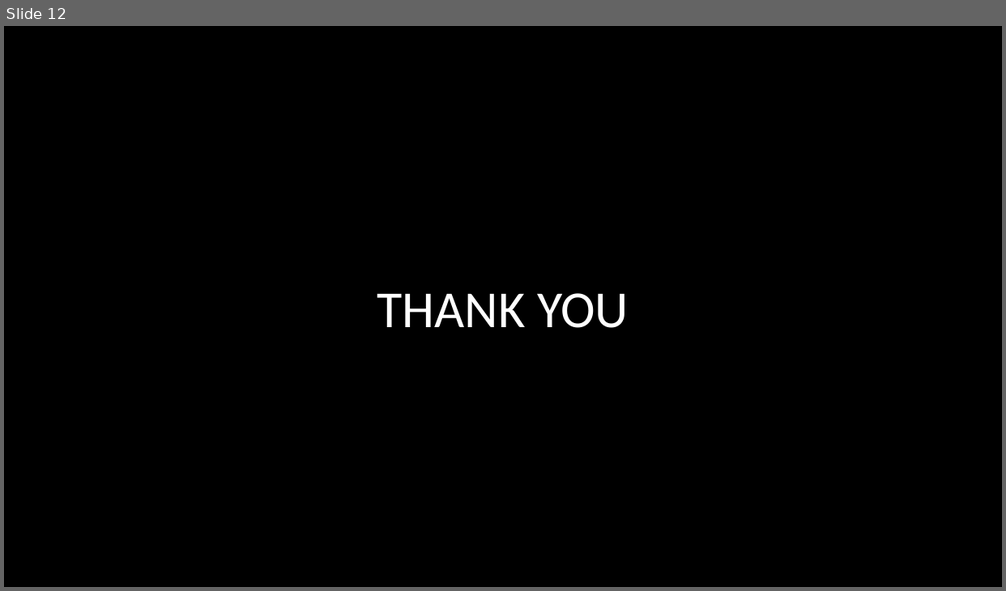
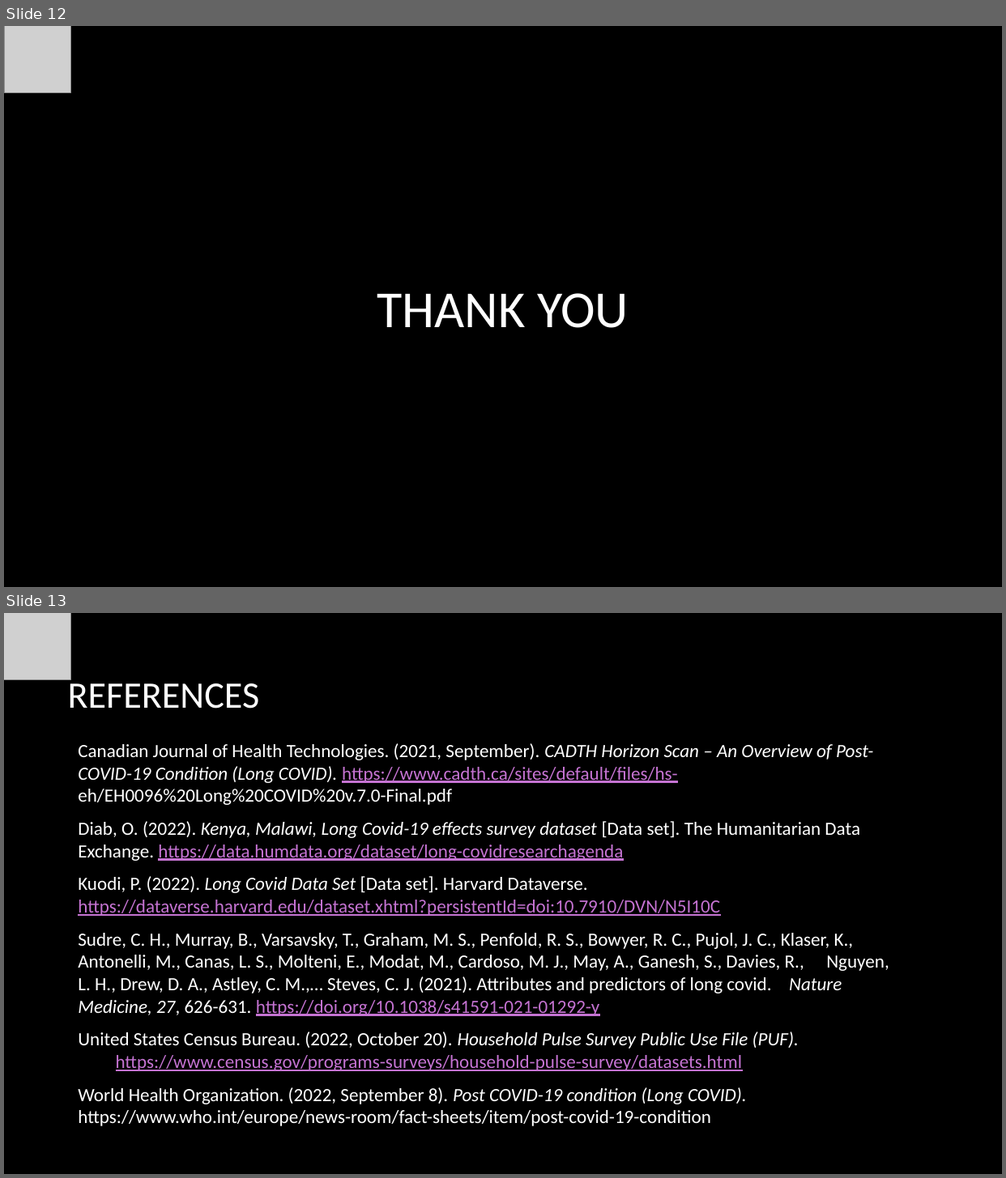
Before and after one commit to rdotzlaw/COMP4710-Group-11, a slide deck: 4710PresentationUpdated.pptx. Shown one above the other, each under a label of ours: slide 12 before the commit, slides 12 and 13 after it. The pictures are 1006x591 and 1006x1178 pixels, drawn with LibreOffice and Linux fonts; fonts in the diff are those of the drawing; grey boxes stand for pictures; background and template pictures are left out. Boxes give left, top, right and bottom in pixels: in the first picture for what was removed or moved away, otherwise in the second. Text is boxed around its words. In the diff, an @@ line names an element or a change of style, - is before the commit and + after.

```diff
--- a/4710PresentationUpdated.pptx
+++ b/4710PresentationUpdated.pptx
@@ slide 13 added at <box>4,613,1002,1174</box>, background picture (left out) @@
@@ picture added at <box>4,613,70,679</box> @@
@@ title added at <box>68,677,260,709</box>, 36 pt, text #FFFFFF @@
+REFERENCES
@@ text added at <box>78,743,889,1127</box>, 18 pt, text #FFFFFF @@
+Canadian Journal of Health Technologies. (2021, September). CADTH Horizon Scan – An Overview of Post- COVID-19 Condition (Long COVID). https://www.cadth.ca/sites/default/files/hs- eh/EH0096%20Long%20COVID%20v.7.0-Final.pdf
+Diab, O. (2022). Kenya, Malawi, Long Covid-19 effects survey dataset [Data set]. The Humanitarian Data Exchange. https://data.humdata.org/dataset/long-covidresearchagenda
+Kuodi, P. (2022). Long Covid Data Set [Data set]. Harvard Dataverse. https://dataverse.harvard.edu/dataset.xhtml?persistentId=doi:10.7910/DVN/N5I10C
+Sudre, C. H., Murray, B., Varsavsky, T., Graham, M. S., Penfold, R. S., Bowyer, R. C., Pujol, J. C., Klaser, K., Antonelli, M., Canas, L. S., Molteni, E., Modat, M., Cardoso, M. J., May, A., Ganesh, S., Davies, R., Nguyen, L. H., Drew, D. A., Astley, C. M.,… Steves, C. J. (2021). Attributes and predictors of long covid. Nature Medicine, 27, 626-631. https://doi.org/10.1038/s41591-021-01292-y
+United States Census Bureau. (2022, October 20). Household Pulse Survey Public Use File (PUF).
+https://www.census.gov/programs-surveys/household-pulse-survey/datasets.html
+World Health Organization. (2022, September 8). Post COVID-19 condition (Long COVID). https://www.who.int/europe/news-room/fact-sheets/item/post-covid-19-condition
@@ slide 12 changed as well @@
@@ picture added at <box>5,26,71,92</box> @@
```
Also in this commit, not shown: 11 other slides changed.
